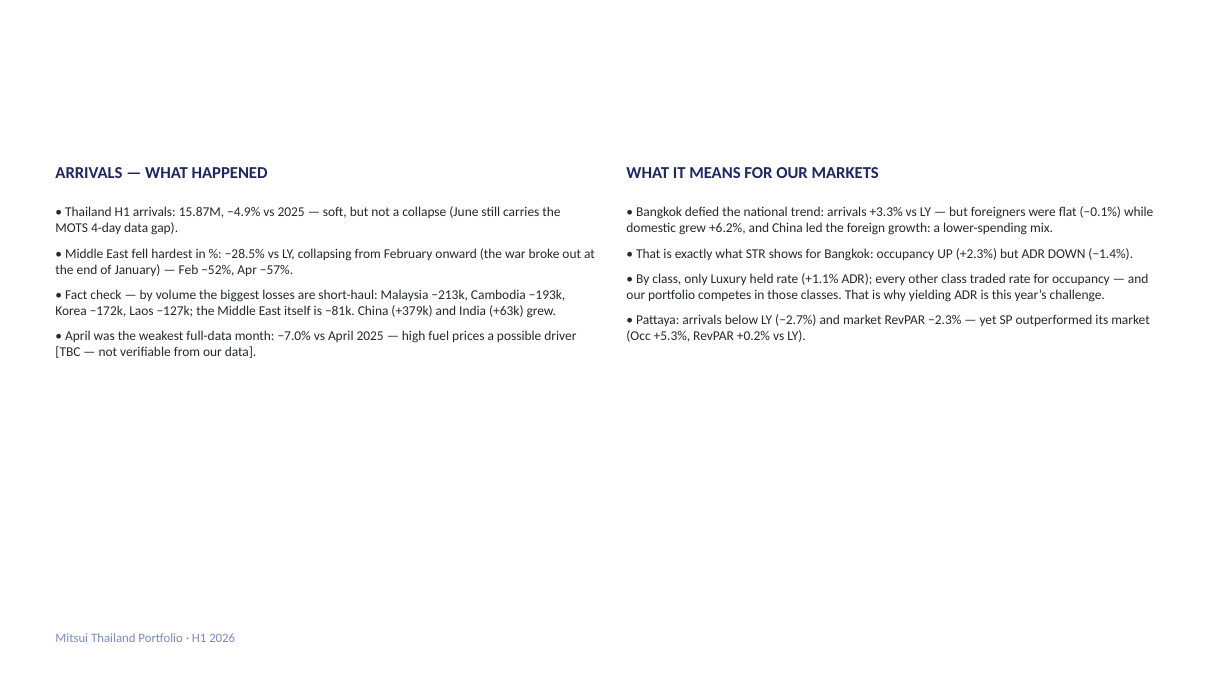
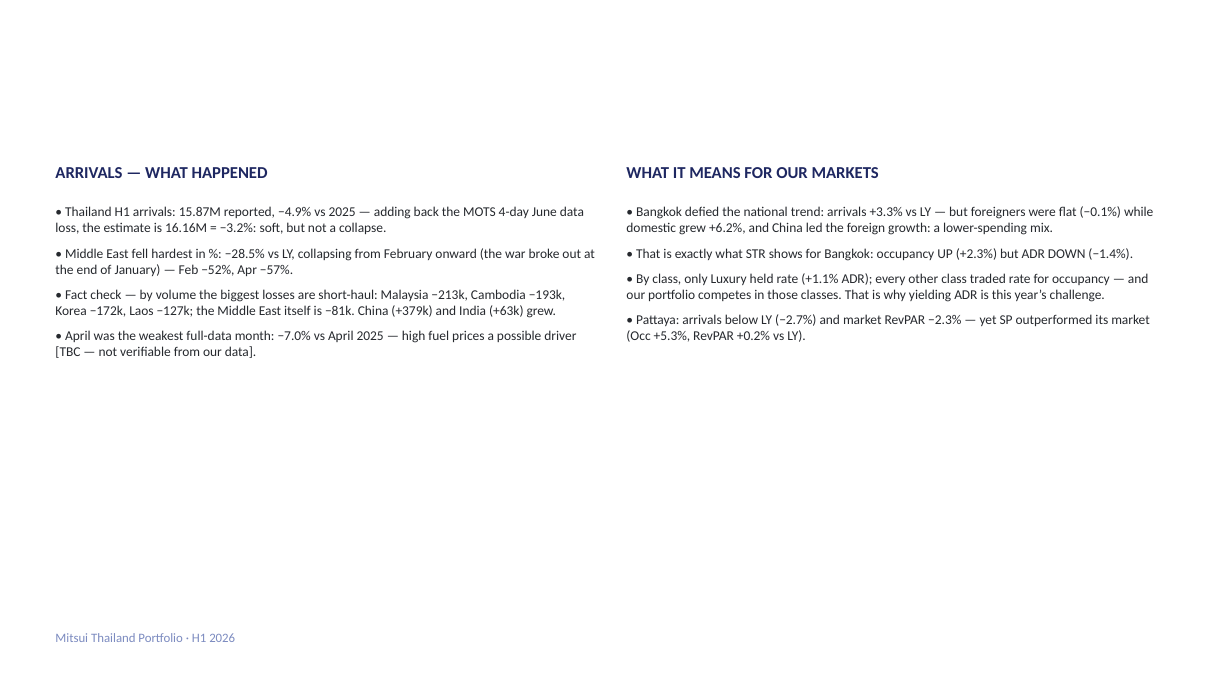
Before and after one commit to Chavin2543/mae-workspace, a slide deck: slide 36 of output/Portfolio_Performance_Report_H1-2026.pptx. Drawn at 1232x693 pixels with LibreOffice and Linux fonts; fonts in the diff are those of the drawing. Boxes give left, top, right and bottom in pixels: in the first picture for what was removed or moved away, otherwise in the second. Text is boxed around its words. In the diff, an @@ line names an element or a change of style, - is before the commit and + after.

```diff
--- a/output/Portfolio_Performance_Report_H1-2026.pptx
+++ b/output/Portfolio_Performance_Report_H1-2026.pptx
@@ text at (x1=55, y1=206, x2=584, y2=234): text changed @@
-• Thailand H1 arrivals: 15.87M, −4.9% vs 2025 — soft, but not a collapse (June still carries the MOTS 4-day data gap).
+• Thailand H1 arrivals: 15.87M reported, −4.9% vs 2025 — adding back the MOTS 4-day June data loss, the estimate is 16.16M = −3.2%: soft, but not a collapse.
```
Also in this commit, not shown: 9 other slides changed.
